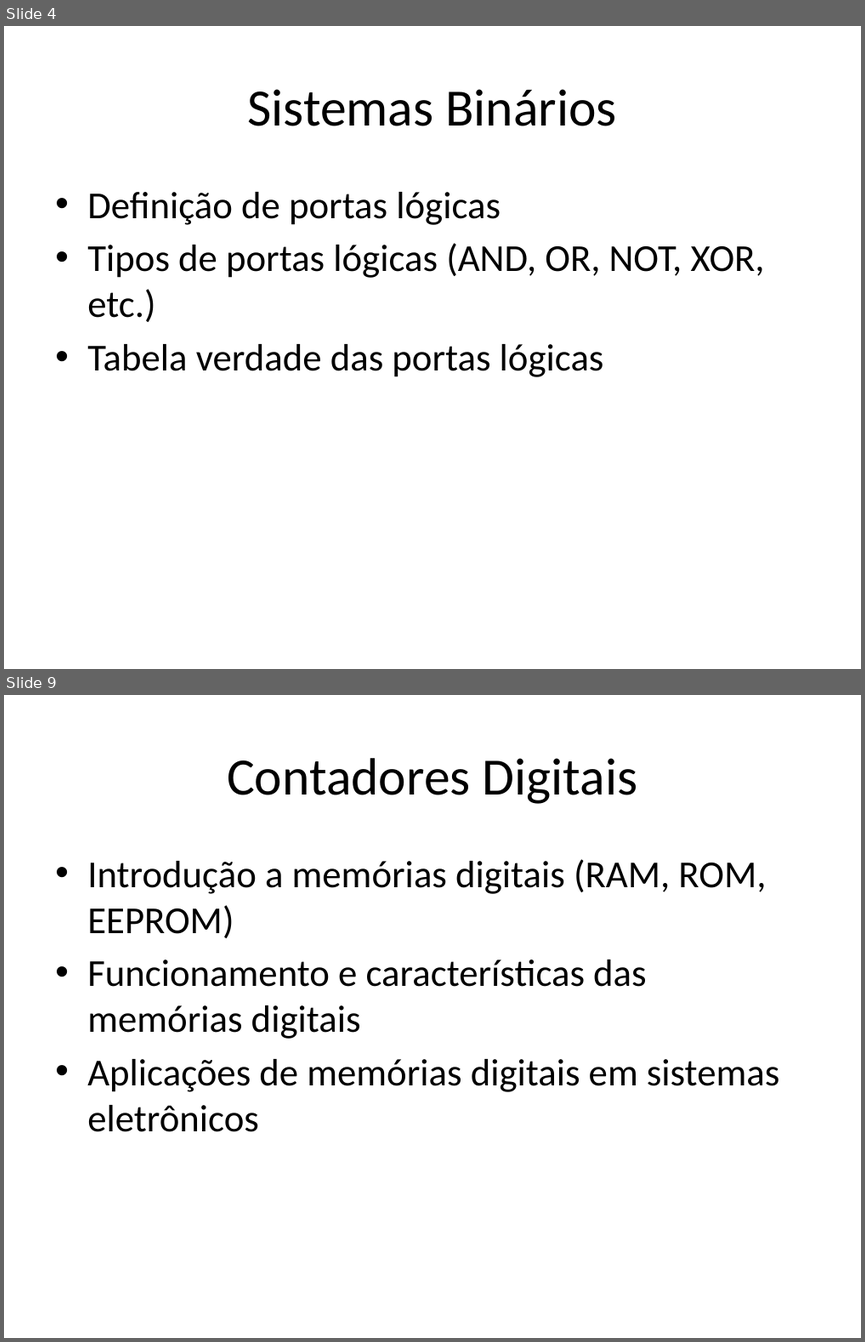
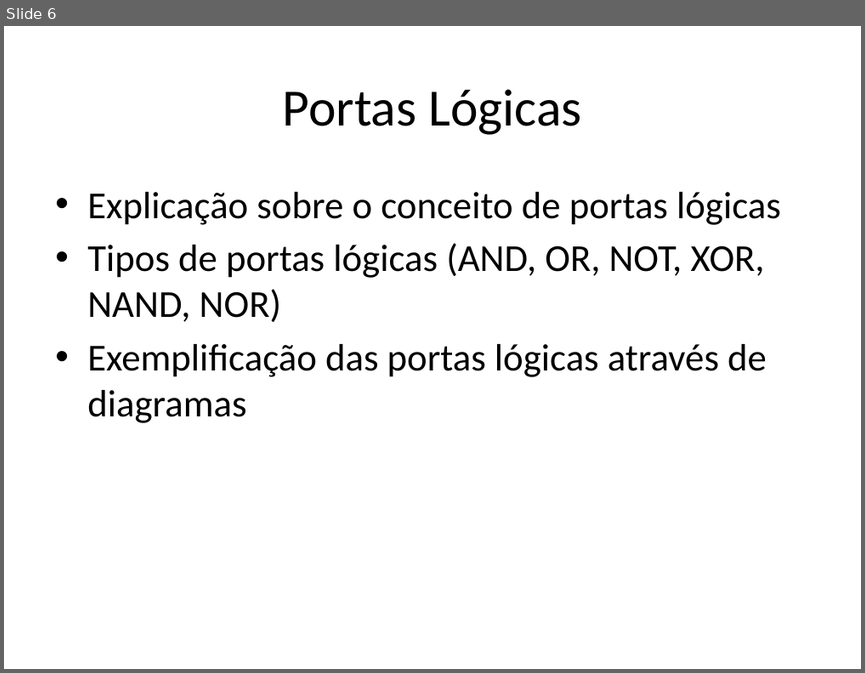
Before and after one commit to lcdlemos/EstagioNutes, a slide deck: IA/auto_apresentacao_IA.pptx. Shown one above the other, each under a label of ours: slides 4 and 9 before the commit, slide 6 after it; the slides between them are not shown. The pictures are 865x1342 and 865x673 pixels, drawn with LibreOffice and Linux fonts; fonts in the diff are those of the drawing. Boxes give left, top, right and bottom in pixels: in the first picture for what was removed or moved away, otherwise in the second. Text is boxed around its words. In the diff, an @@ line names an element or a change of style, - is before the commit and + after.

```diff
--- a/IA/auto_apresentacao_IA.pptx
+++ b/IA/auto_apresentacao_IA.pptx
@@ slide 9 removed at [4,695,861,1338], background #FFFFFF @@
@@ title removed at [227,758,638,804] @@
-Contadores Digitais
@@ text removed at [87,859,779,1132] @@
-• Introdução a memórias digitais (RAM, ROM, EEPROM)
-• Funcionamento e características das memórias digitais
-• Aplicações de memórias digitais em sistemas eletrônicos
@@ what was slide 4 is now slide 6 @@
@@ slide 6 changed as well @@
@@ title at [283,89,582,135]: text changed @@
-Sistemas Binários
+Portas Lógicas
@@ text at [87,192,781,423]: text changed @@
-• Definição de portas lógicas
-• Tipos de portas lógicas (AND, OR, NOT, XOR, etc.)
-• Tabela verdade das portas lógicas
+• Explicação sobre o conceito de portas lógicas
+• Tipos de portas lógicas (AND, OR, NOT, XOR, NAND, NOR)
+• Exemplificação das portas lógicas através de diagramas
```
Also in this commit, not shown: 4 other slides changed, 5 slides added, 4 other slides removed, 14 other files.
